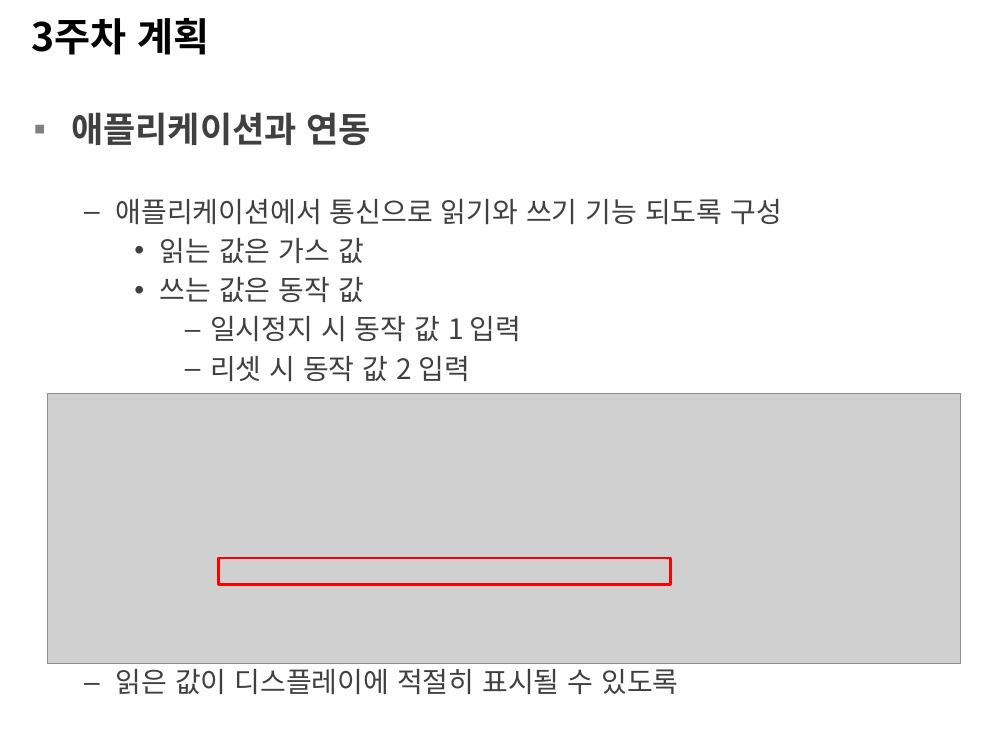
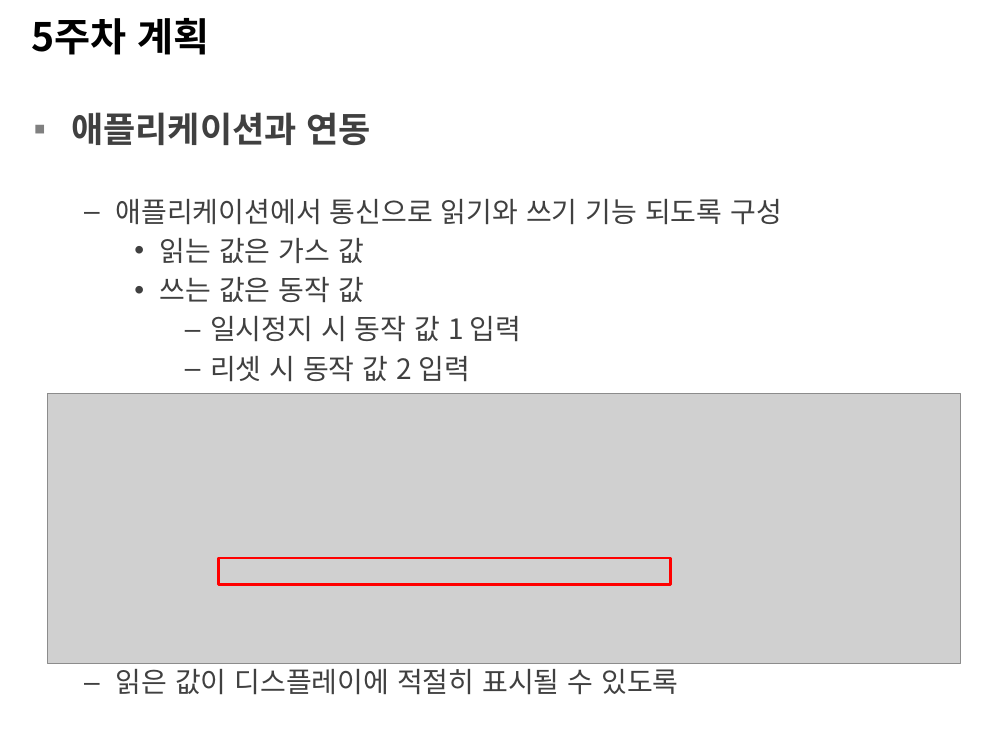
Before and after one commit to KimGumin/security119, a slide deck: slide 3 of 2020-02-03-김구민.pptx. Drawn at 1008x756 pixels with LibreOffice and Linux fonts; fonts in the diff are those of the drawing; grey boxes stand for pictures; background and template pictures are left out. Boxes give left, top, right and bottom in pixels: in the first picture for what was removed or moved away, otherwise in the second. Text is boxed around its words. In the diff, an @@ line names an element or a change of style, - is before the commit and + after.

```diff
--- a/2020-02-03-김구민.pptx
+++ b/2020-02-03-김구민.pptx
@@ title at box(32, 18, 210, 55): text changed @@
-3주차 계획
+5주차 계획
```
Also in this commit, not shown: 4 other slides changed, 1 slide removed, 2 other files.
